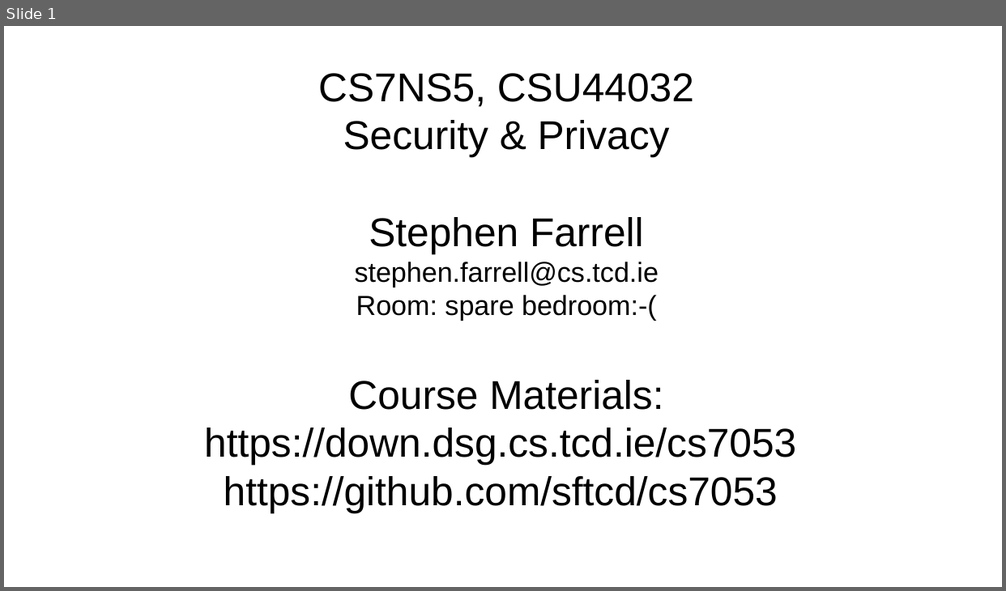
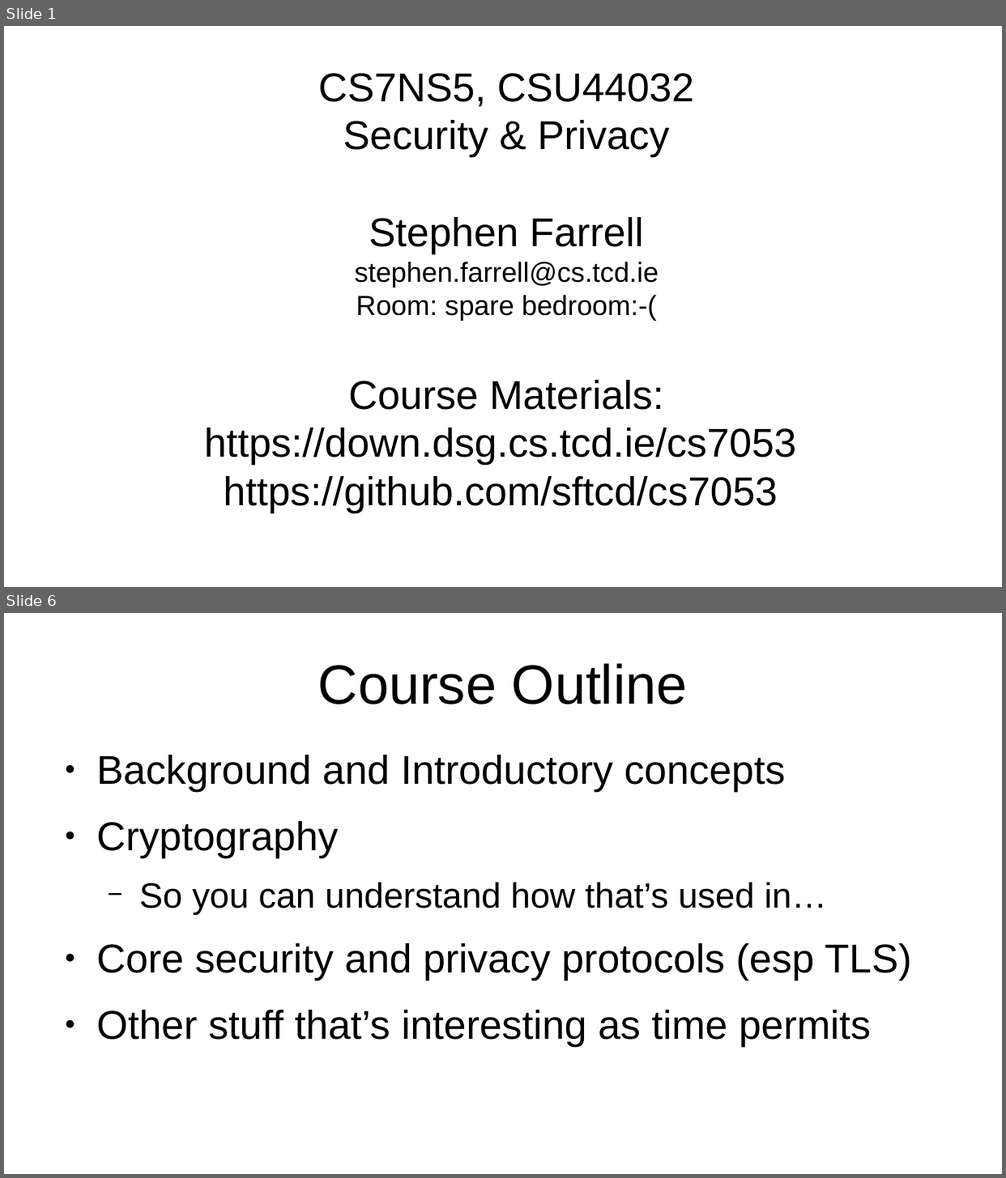
Before and after one commit to sftcd/cs7053, a slide deck: 2021lectures/00-quick-intro.odp. Shown one above the other, each under a label of ours: slide 1 before the commit, slides 1 and 6 after it; the slides between them are not shown. The pictures are 1006x591 and 1006x1178 pixels, drawn with LibreOffice and Linux fonts; fonts in the diff are those of the drawing. Boxes give left, top, right and bottom in pixels: in the first picture for what was removed or moved away, otherwise in the second. Text is boxed around its words. In the diff, an @@ line names an element or a change of style, - is before the commit and + after.

Commit message:
intro

```diff
--- a/2021lectures/00-quick-intro.odp
+++ b/2021lectures/00-quick-intro.odp
@@ slide 6 added at (4,613,1002,1174), background #FFFFFF @@
@@ title added at (318,663,687,705), 44 pt, text #000000 @@
+Course Outline
@@ text added at (96,755,912,1046), 32 pt, text #000000 @@
+● Background and Introductory concepts
+● Cryptography
+  − So you can understand how that’s used in…
+● Core security and privacy protocols (esp TLS)
+● Other stuff that’s interesting as time permits
```
Also in this commit, not shown: 5 other slides added, 1 slide removed, 1 other file.
